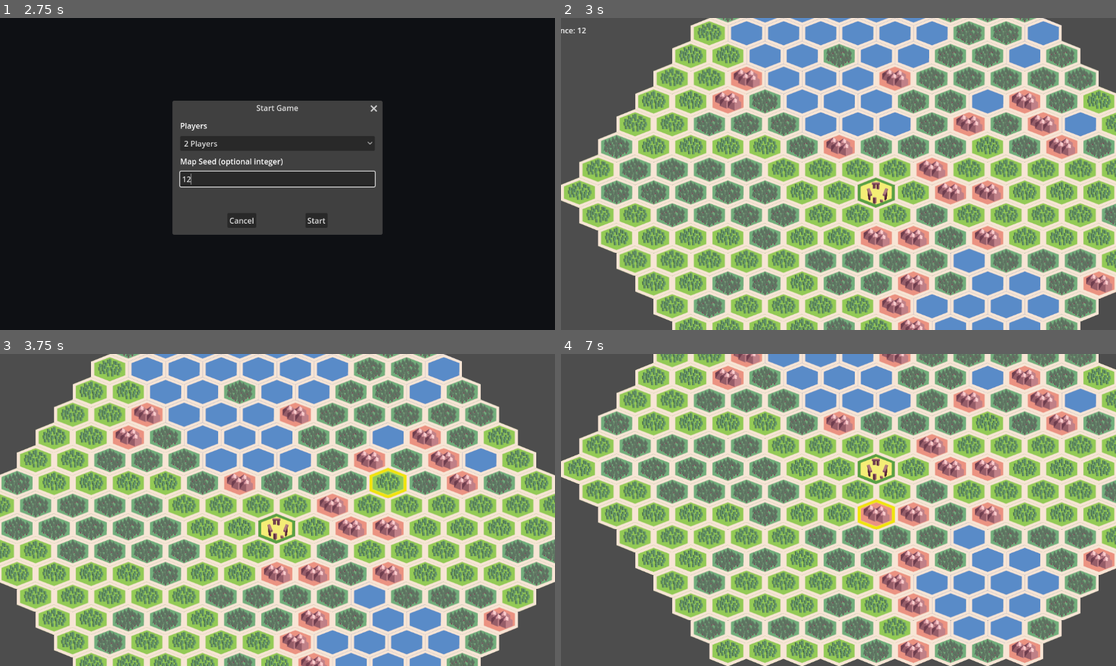
Above: before the commit, frames 1-4 (two rows, left to right).
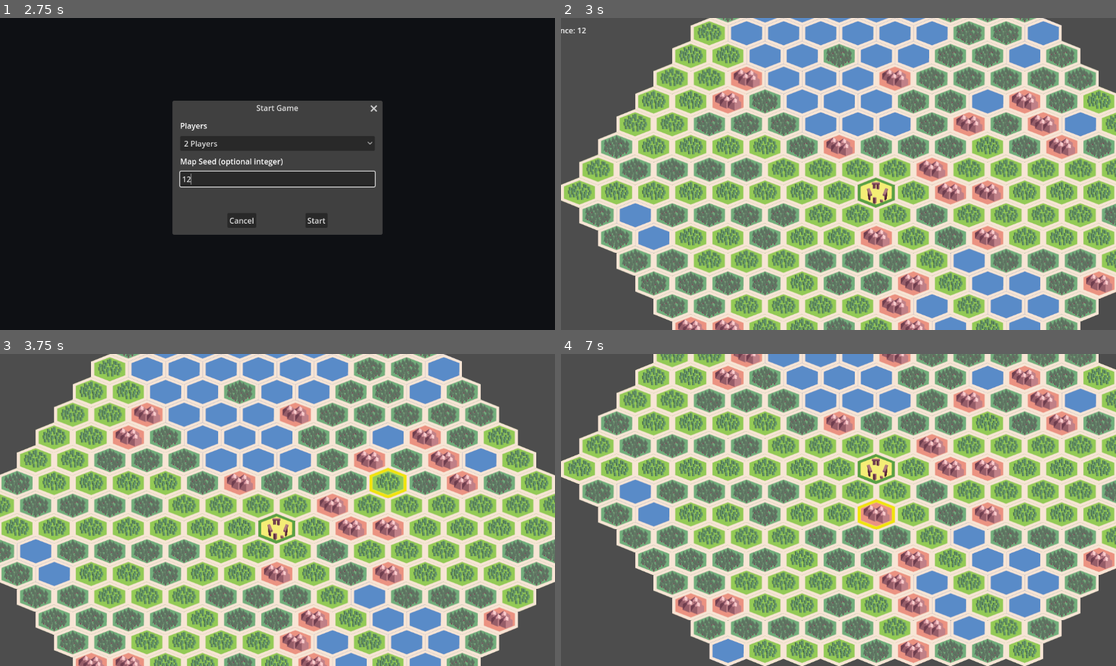
Above: after the commit, the same moments.

Repository: Gitchegumi/Violence-of-Action
Game: Godot game, scene res://scenes/ui/main_menu.tscn
The game is run twice, just before and just after one commit, with the same random seed, the same clock (stepped at 60 frames per second) and the same inputs.
Inputs (mouse positions are in pixels of both pictures, inside the frame that each line leads up to):
- Up to frame 1 (2.75 s): click "Start Game" at 0.5 s; click (277, 180) at 1.27 s; type "12" at 1.35 s; click "Start Game" at 2 s
- Up to frame 2 (3 s): click "Start" at 2.75 s
- Up to frame 3 (3.75 s): tap Enter (ui_accept) at 3.5 s; move the mouse to (399, 494) at 3.52 s; hold Right (ui_right) from 3.53 s (still down); hold Shift from 3.53 s (still down); click (399, 494) at 3.67 s
- Up to frame 4 (7 s): tap Enter (ui_accept) at 3.77, 4.25, 5, 5.75, 6.5, 6.77 s; release Right (ui_right) at 4.25 s; release Shift at 4.25 s; drag from (727, 525) to (810, 572) at 4.27 s; move the mouse to (894, 441) at 5.02 s; hold Right (ui_right) 5.03-5.75 s; tap Ctrl at 5.1 s; drag from (810, 572) to (672, 463) at 5.77 s; move the mouse to (1005, 556) at 6.52 s; hold Left (ui_left) from 6.53 s (still down); tap F at 6.6 s

Frame 1 is identical in both runs. In frame 2, 5.8% of the frame differs, in the area x 3-80%, y 52-100%; in frame 3, 5.6%; in frame 4, 7.3%, in the area x 3-87%, y 32-100%.

Commit message:
feat(map): enforce fair objective pathing
Calculate terrain-weighted shortest paths from every deployment zone and deterministically repair unequal or blocked routes while preserving terrain counts. Correct three-player edge coordinates and add fixed-seed, unfair-map, distribution, and determinism coverage.

Diff:
--- a/scripts/tile_map.gd
+++ b/scripts/tile_map.gd
@@ -84,8 +84,10 @@
 	deployment_zones_data = _get_deployment_zones(center_pos)
 	_ensure_passable_zones(terrain_map, deployment_zones_data)
 
-	# --- 3. Validate and Carve Paths to Objective ---
-	_ensure_paths_to_objective(terrain_map, deployment_zones_data, center_pos)
+	# --- 3. Validate and Repair Fair Paths to Objective ---
+	if not _ensure_fair_paths_to_objective(terrain_map, deployment_zones_data, center_pos):
+		push_error("Generated map rejected: objective paths could not be made fair.")
+		return
 
 	# --- 4. Place Tiles on the Map ---
 	self.terrain_data_map = terrain_map.duplicate() # Complete playable map for selection logic
@@ -137,63 +139,155 @@
 
 # --- Pathfinding and Validation ---
 
-# Ensures a valid path from each deployment zone to the objective.
-func _ensure_paths_to_objective(terrain_map: Dictionary, zones: Array, objective: Vector2i):
-	for zone_coords in zones:
-		var path_found = false
-		for start_coord in zone_coords:
-			if _find_path(start_coord, objective, terrain_map):
-				path_found = true
-				break
-
-		if not path_found:
-			print("No path found for a zone. Carving a path...")
-			var best_start = zone_coords[0]
-			for coord in zone_coords:
-				if coord.distance_to(objective) < best_start.distance_to(objective):
-					best_start = coord
-			_carve_path(best_start, objective, terrain_map)
-
-# Carves a path by swapping blocking tiles with passable ones.
-func _carve_path(start: Vector2i, end: Vector2i, terrain_map: Dictionary):
-	var path_coords = _get_line_path(start, end)
-	var swappable_coords = []
+# Fairness uses land movement and each terrain's documented movement-point cost.
+# The starting deployment tile costs nothing; each entered tile, including the
+# objective, contributes its move_cost.
+func get_zone_path_costs(terrain_map: Dictionary, zones: Array, objective: Vector2i) -> Array[int]:
+	var costs: Array[int] = []
+	for zone in zones:
+		costs.append(_shortest_land_path_cost(zone, objective, terrain_map))
+	return costs
+
+
+func are_zone_paths_fair(costs: Array[int], configured_player_count: int) -> bool:
+	if costs.size() != configured_player_count or costs.is_empty():
+		return false
+	for cost in costs:
+		if cost < 0:
+			return false
+	var tolerance := 0 if configured_player_count == 2 else 1
+	return costs.max() - costs.min() <= tolerance
+
+
+func _ensure_fair_paths_to_objective(
+	terrain_map: Dictionary,
+	zones: Array,
+	objective: Vector2i
+) -> bool:
+	var costs := get_zone_path_costs(terrain_map, zones, objective)
+	if _all_path_costs_equal(costs, zones.size()):
+		return true
+	print("Unequal objective paths detected (%s). Repairing..." % str(costs))
+	if not _repair_objective_paths(terrain_map, zones, objective):
+		return are_zone_paths_fair(costs, zones.size())
+	costs = get_zone_path_costs(terrain_map, zones, objective)
+	return _all_path_costs_equal(costs, zones.size())
+
+
+func _all_path_costs_equal(costs: Array[int], configured_player_count: int) -> bool:
+	return costs.size() == configured_player_count \
+		and not costs.is_empty() \
+		and costs.min() >= 0 \
+		and costs.min() == costs.max()
+
+
+func _repair_objective_paths(terrain_map: Dictionary, zones: Array, objective: Vector2i) -> bool:
+	var preferred_terrain := _lowest_cost_land_terrain()
+	if preferred_terrain == null:
+		return false
+	var protected: Dictionary = {}
+	var routes: Array = []
+	for zone in zones:
+		var start := _nearest_zone_coordinate(zone, objective)
+		if start == Vector2i(-2147483648, -2147483648):
+			return false
+		var route := _get_hex_line_path(start, objective)
+		routes.append(route)
+		for coord in route:
+			if coord != objective:
+				protected[coord] = true
+	for zone in zones:
+		for coord in zone:
+			protected[coord] = true
+
+	var donors: Array[Vector2i] = []
 	for coord in terrain_map:
-		var type: TerrainType = terrain_map[coord]
-		if type.passable_by == "land":
-			swappable_coords.append(coord)
-
-	_shuffle_with_map_rng(swappable_coords)
-
-	for coord in path_coords:
-		if terrain_map.has(coord):
-			var current_type: TerrainType = terrain_map[coord]
-			if current_type.passable_by != "land":
-				if not swappable_coords.is_empty():
-					var swap_with = swappable_coords.pop_front()
-					terrain_map[coord] = terrain_map[swap_with]
-					terrain_map[swap_with] = current_type
-				else:
-					print("Warning: Ran out of swappable tiles. Could not carve full path.")
-					break
-
-# Simple Breadth-First Search to check for a path.
-func _find_path(start: Vector2i, end: Vector2i, terrain_map: Dictionary) -> bool:
-	var queue = [start]
-	var visited = {start: true}
-
-	while not queue.is_empty():
-		var current = queue.pop_front()
-		if current == end:
-			return true
-
+		if not protected.has(coord) and terrain_map[coord] == preferred_terrain:
+			donors.append(coord)
+	donors.sort_custom(_coordinate_less)
+
+	var replacements: Array[Vector2i] = []
+	var replacement_set: Dictionary = {}
+	for route in routes:
+		for coord in route:
+			if coord == objective or not terrain_map.has(coord):
+				continue
+			if terrain_map[coord] == preferred_terrain or replacement_set.has(coord):
+				continue
+			replacements.append(coord)
+			replacement_set[coord] = true
+	if donors.size() < replacements.size():
+		return false
+	for coord in replacements:
+		var donor: Vector2i = donors.pop_front()
+		var displaced: TerrainType = terrain_map[coord]
+		terrain_map[coord] = preferred_terrain
+		terrain_map[donor] = displaced
+	return true
+
+
+func _shortest_land_path_cost(zone: Array, objective: Vector2i, terrain_map: Dictionary) -> int:
+	var distances: Dictionary = {}
+	var open: Dictionary = {}
+	for start in zone:
+		if terrain_map.has(start) and _is_land(terrain_map[start]):
+			distances[start] = 0
+			open[start] = true
+	while not open.is_empty():
+		var current = _lowest_distance_coordinate(open, distances)
+		var current_cost: int = distances[current]
+		open.erase(current)
+		if current == objective:
+			return current_cost
 		for neighbor in _get_neighbors(current):
-			if terrain_map.has(neighbor) and not visited.has(neighbor):
-				var type: TerrainType = terrain_map[neighbor]
-				if type.passable_by == "land" or neighbor == end:
-					visited[neighbor] = true
-					queue.append(neighbor)
-	return false
+			if neighbor != objective and not terrain_map.has(neighbor):
+				continue
+			var terrain: TerrainType = objective_type if neighbor == objective else terrain_map[neighbor]
+			if neighbor != objective and not _is_land(terrain):
+				continue
+			var candidate := current_cost + maxi(1, terrain.move_cost)
+			if candidate < int(distances.get(neighbor, 2147483647)):
+				distances[neighbor] = candidate
+				open[neighbor] = true
+	return -1
+
+
+func _lowest_distance_coordinate(open: Dictionary, distances: Dictionary) -> Vector2i:
+	var best: Vector2i = open.keys()[0]
+	for coord in open:
+		if distances[coord] < distances[best] or (
+			distances[coord] == distances[best] and _coordinate_less(coord, best)
+		):
+			best = coord
+	return best
+
+
+func _lowest_cost_land_terrain() -> TerrainType:
+	var best: TerrainType = null
+	for terrain in terrain_types:
+		if _is_land(terrain) and (best == null or terrain.move_cost < best.move_cost):
+			best = terrain
+	return best
+
+
+static func _is_land(terrain: TerrainType) -> bool:
+	return terrain != null and terrain.passable_by == "land"
+
+
+func _nearest_zone_coordinate(zone: Array, objective: Vector2i) -> Vector2i:
+	var invalid := Vector2i(-2147483648, -2147483648)
+	var best: Vector2i = invalid
+	for coord in zone:
+		if best == invalid or _hex_distance(coord, objective) < _hex_distance(best, objective) or (
+			_hex_distance(coord, objective) == _hex_distance(best, objective)
+			and _coordinate_less(coord, best)
+		):
+			best = coord
+	return best
+
+
+static func _coordinate_less(a: Vector2i, b: Vector2i) -> bool:
+	return a.x < b.x or (a.x == b.x and a.y < b.y)
 
 # --- Coordinate and Zone Helpers ---
 
@@ -219,8 +313,8 @@
 		var zone_n = []; var zone_se = []; var zone_sw = []
 		for i in range(r + 1):
 			zone_n.append(center + Vector2i(i, -r))
-			zone_se.append(center + Vector2i(r, i))
-			zone_sw.append(center + Vector2i(-r + i, r - i))
+			zone_se.append(center + Vector2i(r - i, i))
+			zone_sw.append(center + Vector2i(-r, r - i))
 		zones.append(zone_n); zones.append(zone_se); zones.append(zone_sw)
 
 	return zones
@@ -292,16 +386,39 @@
 		neighbors.append(coord + vec)
 	return neighbors
 
-# Returns a line of coordinates from start to end (for path carving).
-func _get_line_path(start: Vector2i, end: Vector2i) -> Array:
-	var line_coords = []
-	var n = start.distance_to(end)
-	if n == 0: return []
-	for i in range(int(n) + 1):
-		var t = float(i) / n
-		var interpolated = Vector2(start).lerp(Vector2(end), t)
-		line_coords.append(Vector2i(round(interpolated.x), round(interpolated.y)))
-	return line_coords
+# Returns a minimum-step axial hex line, including both endpoints.
+func _get_hex_line_path(start: Vector2i, end: Vector2i) -> Array[Vector2i]:
+	var distance := _hex_distance(start, end)
+	if distance == 0:
+		return [start]
+	var line: Array[Vector2i] = []
+	var start_cube := Vector3(start.x, -start.x - start.y, start.y)
+	var end_cube := Vector3(end.x, -end.x - end.y, end.y)
+	for index in range(distance + 1):
+		var cube := start_cube.lerp(end_cube, float(index) / distance)
+		line.append(_cube_round_to_axial(cube))
+	return line
+
+
+static func _hex_distance(a: Vector2i, b: Vector2i) -> int:
+	var delta := a - b
+	return floori((absi(delta.x) + absi(delta.y) + absi(delta.x + delta.y)) / 2.0)
+
+
+static func _cube_round_to_axial(cube: Vector3) -> Vector2i:
+	var rounded_x := roundi(cube.x)
+	var rounded_y := roundi(cube.y)
+	var rounded_z := roundi(cube.z)
+	var x_difference := absf(rounded_x - cube.x)
+	var y_difference := absf(rounded_y - cube.y)
+	var z_difference := absf(rounded_z - cube.z)
+	if x_difference > y_difference and x_difference > z_difference:
+		rounded_x = -rounded_y - rounded_z
+	elif y_difference > z_difference:
+		rounded_y = -rounded_x - rounded_z
+	else:
+		rounded_z = -rounded_x - rounded_y
+	return Vector2i(rounded_x, rounded_z)
 
 
 # --- Camera Controls ---
--- /dev/null
+++ b/tests/unit/test_path_fairness.gd
@@ -0,0 +1,111 @@
+extends GutTest
+
+var TileMapScene = preload("res://scenes/tileMap.tscn")
+var TileMapScript = preload("res://scripts/tile_map.gd")
+var field: TerrainType
+var mountain: TerrainType
+var objective: TerrainType
+
+
+func before_each():
+	GameSession.clear_match_config()
+	field = load("res://assets/data/terrain_types/field.tres")
+	mountain = load("res://assets/data/terrain_types/mountain.tres")
+	objective = load("res://assets/data/terrain_types/objective.tres")
+
+
+func after_each():
+	GameSession.clear_match_config()
+
+
+func _generated_map(players: int, seed_value: int):
+	GameSession.set_match_config({"player_count": players, "seed": seed_value})
+	var tile_map = TileMapScene.instantiate()
+	add_child_autofree(tile_map)
+	return tile_map
+
+
+func _path_costs(tile_map) -> Array[int]:
+	return tile_map.get_zone_path_costs(
+		tile_map.terrain_data_map,
+		tile_map.deployment_zones_data,
+		Vector2i(6, 7)
+	)
+
+
+func test_fixed_two_player_seed_has_equal_weighted_objective_paths():
+	var tile_map = _generated_map(2, 20260813)
+	var costs := _path_costs(tile_map)
+	assert_eq(costs.size(), 2)
+	assert_eq(costs[0], costs[1], "two-player starts have equal movement-point distance")
+	assert_true(tile_map.are_zone_paths_fair(costs, 2))
+
+
+func test_fixed_three_player_seed_has_equal_weighted_objective_paths():
+	var tile_map = _generated_map(3, 424242)
+	var costs := _path_costs(tile_map)
+	assert_eq(costs.size(), 3)
+	for zone in tile_map.deployment_zones_data:
+		for coordinate in zone:
+			assert_true(tile_map.terrain_data_map.has(coordinate), "deployment tile is on the generated map")
+			assert_eq(tile_map._hex_distance(coordinate, Vector2i(6, 7)), 8, "deployment tile stays on the outer ring")
+	assert_eq(costs.min(), costs.max(), "three-player starts are equal when repair is possible")
+	assert_true(tile_map.are_zone_paths_fair(costs, 3))
+
+
+func test_weighted_validation_detects_unfair_terrain_costs():
+	var tile_map = TileMapScript.new()
+	tile_map.objective_type = objective
+	var terrain_map := {
+		Vector2i(-2, 0): field,
+		Vector2i(-1, 0): field,
+		Vector2i(2, 0): mountain,
+		Vector2i(1, 0): mountain,
+	}
+	var zones := [[Vector2i(-2, 0)], [Vector2i(2, 0)]]
+	var costs := tile_map.get_zone_path_costs(terrain_map, zones, Vector2i.ZERO)
+	assert_eq(costs, [2, 6], "terrain entry costs affect shortest paths")
+	assert_false(tile_map.are_zone_paths_fair(costs, 2), "unequal weighted paths are rejected")
+	tile_map.free()
+
+
+func test_deterministic_repair_swaps_terrain_and_preserves_distribution():
+	var tile_map = TileMapScript.new()
+	tile_map.objective_type = objective
+	var repair_terrains: Array[TerrainType] = [field, mountain]
+	tile_map.terrain_types = repair_terrains
+	var terrain_map := {
+		Vector2i(-2, 0): field,
+		Vector2i(-1, 0): field,
+		Vector2i(2, 0): mountain,
+		Vector2i(1, 0): mountain,
+		Vector2i(-10, 10): field,
+		Vector2i(-11, 11): field,
+	}
+	var zones := [[Vector2i(-2, 0)], [Vector2i(2, 0)]]
+	var field_count_before := terrain_map.values().count(field)
+	var mountain_count_before := terrain_map.values().count(mountain)
+	assert_true(tile_map._ensure_fair_paths_to_objective(terrain_map, zones, Vector2i.ZERO))
+	var costs := tile_map.get_zone_path_costs(terrain_map, zones, Vector2i.ZERO)
+	assert_eq(costs, [2, 2], "repair creates equal minimum-cost corridors")
+	assert_eq(terrain_map.values().count(field), field_count_before, "field distribution is preserved")
+	assert_eq(terrain_map.values().count(mountain), mountain_count_before, "mountain distribution is preserved")
+	tile_map.free()
+
+
+func test_equal_seed_reproduces_repaired_three_player_map():
+	var first = _generated_map(3, 8675309)
+	var first_snapshot := _snapshot(first)
+	var second = _generated_map(3, 8675309)
+	assert_eq(_snapshot(second), first_snapshot)
+
+
+func _snapshot(tile_map) -> Array[String]:
+	var coordinates: Array = tile_map.terrain_data_map.keys()
+	coordinates.sort_custom(func(a: Vector2i, b: Vector2i):
+		return a.x < b.x or (a.x == b.x and a.y < b.y)
+	)
+	var result: Array[String] = []
+	for coordinate in coordinates:
+		result.append("%s:%s" % [coordinate, tile_map.terrain_data_map[coordinate].terrain_name])
+	return result
